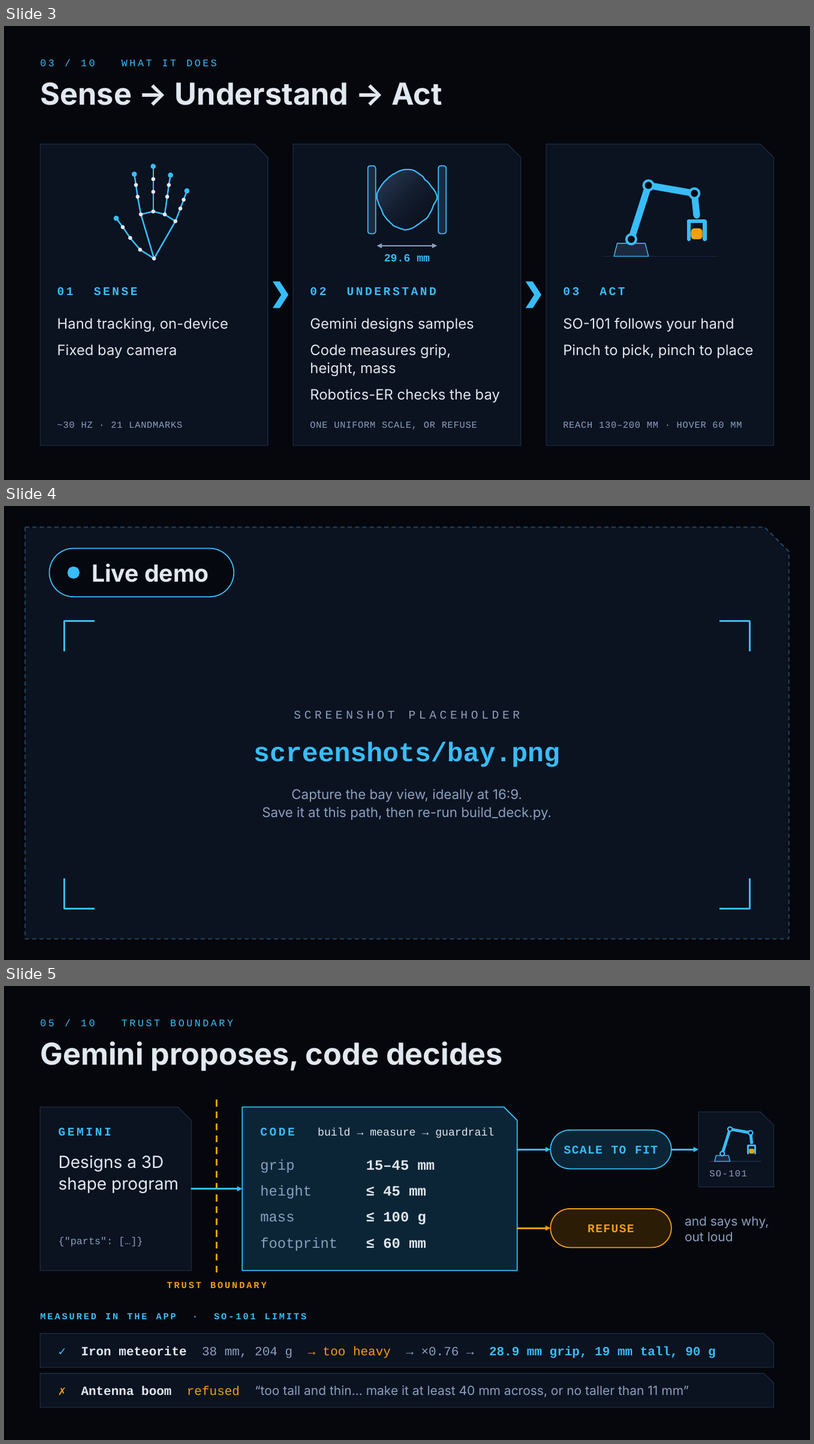
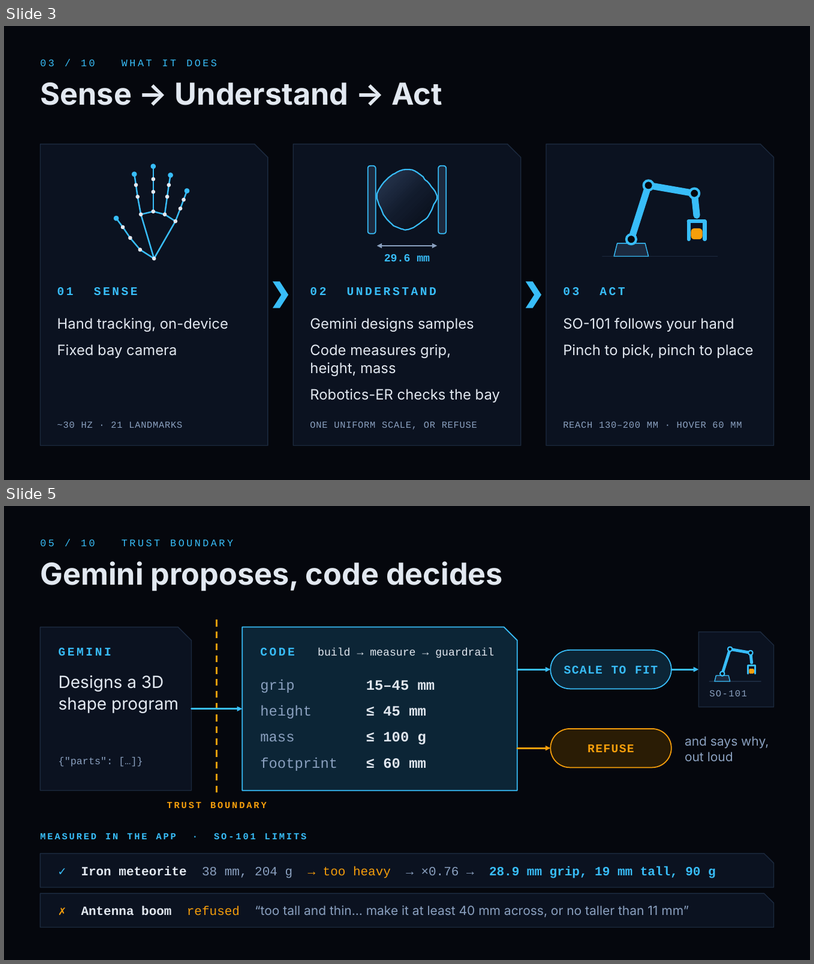
Before and after one commit to ahmedsohail2003/buffalo-hackathon, a slide deck: slides/STARHAND.pptx. Shown one above the other, each under a label of ours: slides 3, 4 and 5 before the commit, slides 3 and 5 after it; the slides between them are not shown. The pictures are 814x1444 and 814x964 pixels, drawn with LibreOffice and Linux fonts; fonts in the diff are those of the drawing. Boxes give left, top, right and bottom in pixels: in the first picture for what was removed or moved away, otherwise in the second. Text is boxed around its words. In the diff, an @@ line names an element or a change of style, - is before the commit and + after.

```diff
--- a/slides/STARHAND.pptx
+++ b/slides/STARHAND.pptx
@@ slide 4 removed at [4,506,810,960], background #05070D @@
@@ snip rect removed at [25,527,789,939] @@
@@ rounded rectangle removed at [50,549,234,597] @@
@@ ellipse removed at [68,567,80,579] @@
@@ title removed at [92,564,209,582] @@
-Live demo
@@ text removed at [294,711,521,718] @@
-SCREENSHOT PLACEHOLDER
@@ text removed at [254,742,560,767] @@
-screenshots/bay.png
@@ text removed at [262,789,552,820] @@
-Capture the bay view, ideally at 16:9.
-Save it at this path, then re-run build_deck.py.
@@ group removed at [65,621,750,908]: 4 freeform shapes @@
```
Also in this commit, not shown: 2 slides changed, 1 slide added, 8 other files.
